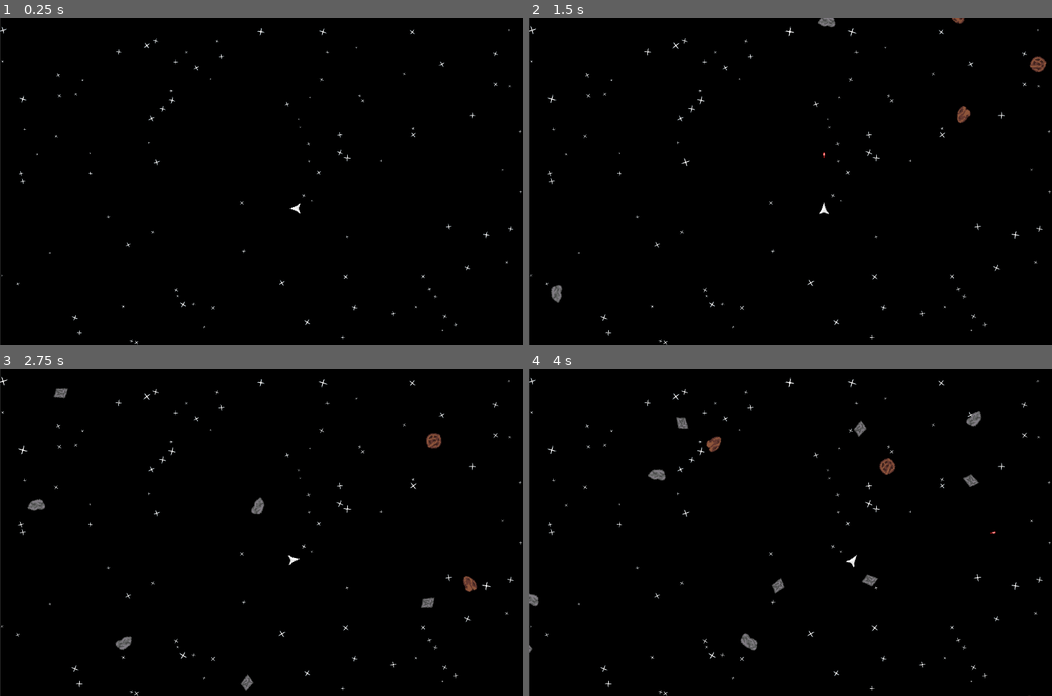
Above: before the commit, frames 1-4 (two rows, left to right).
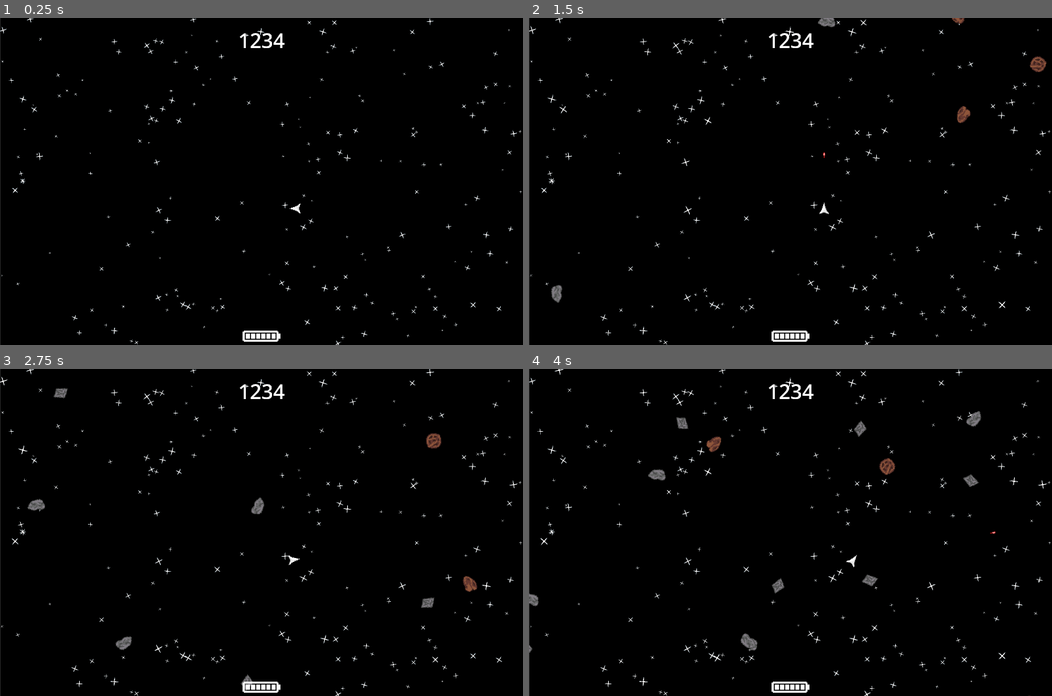
Above: after the commit, the same moments.

Repository: FoxLemon/Space-Shooter
Game: Godot game, scene res://scenes/level.tscn
The game is run twice, just before and just after one commit, with the same random seed, the same clock (stepped at 60 frames per second) and the same inputs.
Inputs:
- Up to frame 1 (0.25 s): no input
- Up to frame 2 (1.5 s): hold D (rotate_right) 0.53-1.28 s; tap Space (shoot) at 0.6, 1.35 s; hold S (backward) from 1.28 s (still down)
- Up to frame 3 (2.75 s): release S (backward) at 2.03 s; hold D (rotate_right) from 2.03 s (still down); tap Space (shoot) at 2.1 s
- Up to frame 4 (4 s): release D (rotate_right) at 2.78 s; hold W (forward) 2.78-3.53 s; tap Space (shoot) at 2.85, 3.6 s; hold A (rotate_left) from 3.53 s (still down)

The runs differ from the first frame. In frame 1, 0.9% of the frame differs, in the area x 1-99%, y 0-100%; in frame 2, 0.9%; in frame 3, 0.9%; in frame 4, 1.0%, in the area x 1-100%, y 0-100%.

Commit message:
add basic UI elements, and remove some unused files

Diff:
--- /dev/null
+++ b/graphics/ui/hp_container.svg
@@ -0,0 +1,10 @@
+<?xml version="1.0" encoding="UTF-8" ?>
+<svg version="1.1" width="37" height="11" xmlns="http://www.w3.org/2000/svg" shape-rendering="crispEdges">
+<rect x="1" y="0" width="33" height="2" fill="#FFFFFF" />
+<rect x="0" y="1" width="1" height="9" fill="#FFFFFF" />
+<rect x="34" y="1" width="1" height="9" fill="#FFFFFF" />
+<rect x="1" y="2" width="1" height="9" fill="#FFFFFF" />
+<rect x="33" y="2" width="1" height="9" fill="#FFFFFF" />
+<rect x="35" y="3" width="2" height="5" fill="#FFFFFF" />
+<rect x="2" y="9" width="31" height="2" fill="#FFFFFF" />
+</svg>
--- /dev/null
+++ b/graphics/ui/hp_point.svg
@@ -0,0 +1,4 @@
+<?xml version="1.0" encoding="UTF-8" ?>
+<svg version="1.1" width="4" height="5" xmlns="http://www.w3.org/2000/svg" shape-rendering="crispEdges">
+<rect x="0" y="0" width="4" height="5" fill="#FFFFFF" />
+</svg>
--- a/scenes/level.tscn
+++ b/scenes/level.tscn
@@ -1,8 +1,9 @@
-[gd_scene load_steps=8 format=3 uid="uid://cbyp1xwa5d3e1"]
+[gd_scene load_steps=9 format=3 uid="uid://cbyp1xwa5d3e1"]
 
 [ext_resource type="PackedScene" uid="uid://ouxsv4v68ul7" path="res://scenes/player.tscn" id="1_2q6dc"]
 [ext_resource type="Script" uid="uid://df2po7qljpmrc" path="res://scripts/level.gd" id="1_mx8sn"]
 [ext_resource type="Texture2D" uid="uid://bhp6wegdp2uka" path="res://graphics/backgrounds/back_ground.svg" id="1_w8frs"]
+[ext_resource type="PackedScene" uid="uid://dn1vdyt00eyk8" path="res://scenes/ui.tscn" id="4_mx8sn"]
 
 [sub_resource type="RectangleShape2D" id="RectangleShape2D_w8frs"]
 size = Vector2(174.5, 2359)
@@ -65,5 +66,7 @@
 [node name="Player" parent="." instance=ExtResource("1_2q6dc")]
 position = Vector2(1444, 932)
 
+[node name="UI" parent="." instance=ExtResource("4_mx8sn")]
+
 [connection signal="timeout" from="MeteorTimer" to="." method="_on_meteor_timer_timeout"]
 [connection signal="laser" from="Player" to="." method="_on_player_laser"]
--- /dev/null
+++ b/scenes/ui.tscn
@@ -0,0 +1,84 @@
+[gd_scene load_steps=3 format=3 uid="uid://dn1vdyt00eyk8"]
+
+[ext_resource type="Texture2D" uid="uid://bob7exi8h6gjn" path="res://graphics/ui/hp_container.svg" id="1_nt7q6"]
+[ext_resource type="Texture2D" uid="uid://diq1vgq1q7x2j" path="res://graphics/ui/hp_point.svg" id="2_x4jx1"]
+
+[node name="UI" type="CanvasLayer"]
+
+[node name="Score" type="MarginContainer" parent="."]
+anchors_preset = 5
+anchor_left = 0.5
+anchor_right = 0.5
+offset_left = -20.0
+offset_right = 20.0
+offset_bottom = 40.0
+grow_horizontal = 2
+theme_override_constants/margin_top = 40
+
+[node name="Label" type="Label" parent="Score"]
+layout_mode = 2
+theme_override_font_sizes/font_size = 100
+text = "1234"
+
+[node name="MarginContainer" type="MarginContainer" parent="."]
+anchors_preset = 7
+anchor_left = 0.5
+anchor_top = 1.0
+anchor_right = 0.5
+anchor_bottom = 1.0
+offset_left = -20.0
+offset_top = -40.0
+offset_right = -16.0
+offset_bottom = -35.0
+grow_horizontal = 2
+grow_vertical = 0
+scale = Vector2(5, 5)
+pivot_offset = Vector2(11, 0)
+theme_override_constants/margin_bottom = 16
+
+[node name="hps" type="HBoxContainer" parent="MarginContainer"]
+layout_mode = 2
+theme_override_constants/separation = 1
+
+[node name="hp6" type="TextureRect" parent="MarginContainer/hps"]
+layout_mode = 2
+texture = ExtResource("2_x4jx1")
+
+[node name="hp5" type="TextureRect" parent="MarginContainer/hps"]
+layout_mode = 2
+texture = ExtResource("2_x4jx1")
+
+[node name="hp4" type="TextureRect" parent="MarginContainer/hps"]
+layout_mode = 2
+texture = ExtResource("2_x4jx1")
+
+[node name="hp3" type="TextureRect" parent="MarginContainer/hps"]
+layout_mode = 2
+texture = ExtResource("2_x4jx1")
+
+[node name="hp2" type="TextureRect" parent="MarginContainer/hps"]
+layout_mode = 2
+texture = ExtResource("2_x4jx1")
+
+[node name="hp1" type="TextureRect" parent="MarginContainer/hps"]
+layout_mode = 2
+texture = ExtResource("2_x4jx1")
+
+[node name="MarginContainer2" type="MarginContainer" parent="."]
+anchors_preset = 7
+anchor_left = 0.5
+anchor_top = 1.0
+anchor_right = 0.5
+anchor_bottom = 1.0
+offset_left = -18.5
+offset_top = -11.0
+offset_right = 18.5
+grow_horizontal = 2
+grow_vertical = 0
+scale = Vector2(5, 5)
+pivot_offset = Vector2(18.5, 0)
+theme_override_constants/margin_bottom = 60
+
+[node name="TextureRect" type="TextureRect" parent="MarginContainer2"]
+layout_mode = 2
+texture = ExtResource("1_nt7q6")
--- a/scripts/level.gd
+++ b/scripts/level.gd
@@ -1,7 +1,7 @@
 extends Node2D
 
 
-@export var star_amount = 100;
+@export var star_amount = 200
 
 # load the scene
 var meteor_scene : PackedScene = load("res://scenes/meteor.tscn")
Binary file removed: graphics/lasers/2.aseprite
Binary file removed: graphics/meteors/2.aseprite
Binary file removed: graphics/player_ship_basic.aseprite
Not shown, added: graphics/ui/hp_container.svg.import
Not shown, added: graphics/ui/hp_point.svg.import
Binary file removed: scenes/star.gif
Not shown, changed: scenes/.DS_Store
